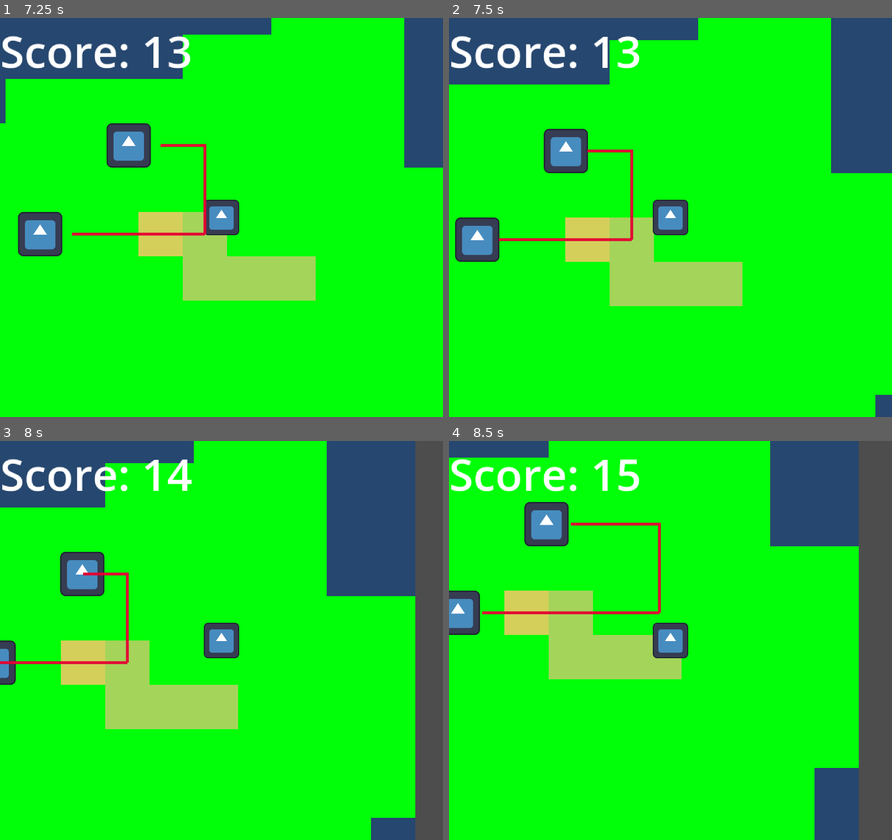
Above: before the commit, frames 1-4 (two rows, left to right).
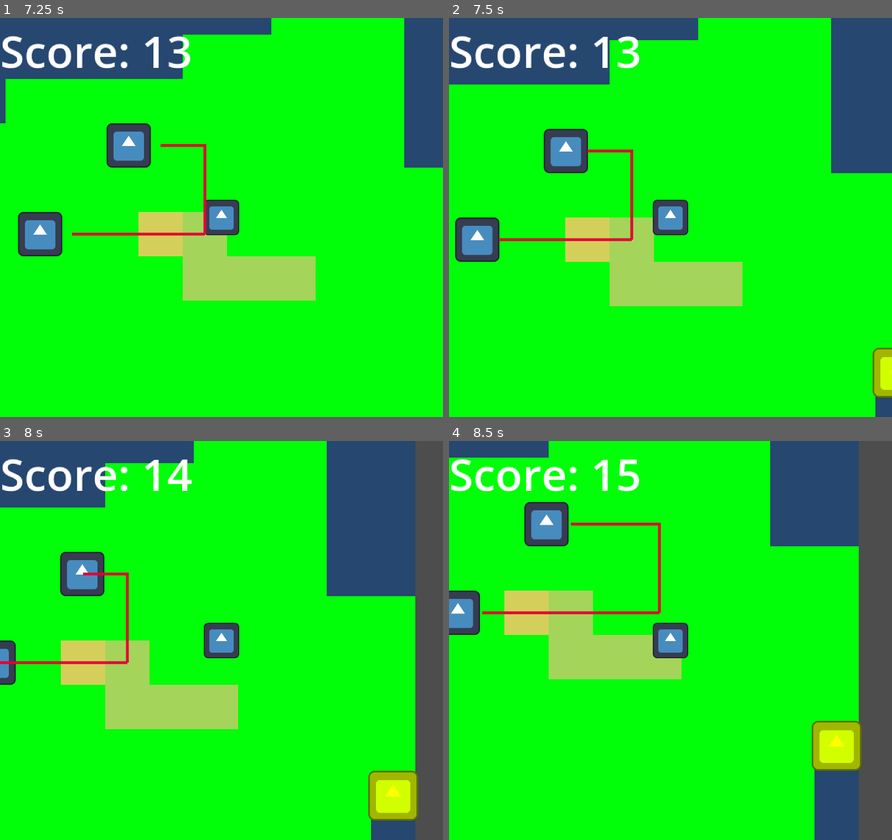
Above: after the commit, the same moments.

Repository: Mrz740/GBJAM2026
Game: Godot game, scene res://Scenes/startup_scene.tscn
The game is run twice, just before and just after one commit, with the same random seed, the same clock (stepped at 60 frames per second) and the same inputs. The engine's default icon, where the game draws it, is replaced by a stand-in: a white triangle on a blue panel in a dark square.
Inputs:
- Up to frame 1 (7.25 s): tap Enter (START) at 0.5, 1.55, 3.8, 4.35, 6.05 s; hold D (RIGHT) 0.53-1.28 s; hold J (A) 0.53-1.28 s; tap K (B) at 0.8, 1.35, 3.05 s; hold S (DOWN) 1.28-2.03 s; hold D (RIGHT) 2.03-2.78 s; hold Enter (START) 2.03-2.78 s; tap J (A) at 2.3, 2.85, 4.55 s; hold W (UP) 2.78-3.53 s; hold K (B) 3.53-4.28 s; hold A (LEFT) 3.53-5.03 s; hold S (DOWN) 5.03-5.78 s; hold K (B) 5.03-5.78 s; tap Z at 5.1 s; hold D (RIGHT) 5.78-6.53 s; tap X at 5.85 s; hold W (UP) from 6.53 s (still down); hold J (A) from 6.53 s (still down)
- Up to frame 2 (7.5 s): release W (UP) at 7.28 s; release J (A) at 7.28 s; hold D (RIGHT) from 7.28 s (still down); tap K (B) at 7.35 s
- Up to frame 3 (8 s): keep holding D (RIGHT)
- Up to frame 4 (8.5 s): release D (RIGHT) at 8.03 s; hold S (DOWN) from 8.03 s (still down); hold Enter (START) from 8.03 s (still down)

Frame 1 is identical in both runs. In frame 2, 0.5% of the frame differs, in the area x 95-100%, y 82-96%; in frame 3, 1.4%, in the area x 83-95%, y 82-96%; in frame 4, 1.4%.

Commit message:
add coin pickup mechanic

Diff:
--- a/Managers/Spawner_System/spawner_manager.gd
+++ b/Managers/Spawner_System/spawner_manager.gd
@@ -4,10 +4,10 @@
 const COIN_SCENE: PackedScene = preload("res://Pickups/coin.tscn")
 
 const TILE_TYPE_DATA_LAYER: String = "type"
-const BLOCKING_TILE_TYPES: Array[String] = ["placeholder1", "placeholder2"]
+const BLOCKING_TILE_TYPES: Array[String] = ["water"]
 const INVALID_TILE: Vector2i = Vector2i(-1, -1)
 
-var coin_value: int = 1
+var coin_value: int = 10
 var seconds_per_coin: float = 3.0
 
 var map: TileMapLayer = null
@@ -58,9 +58,10 @@
 
 
 func spawn_entity_at(entity: Node2D, tile: Vector2i) -> void:
-	entity.position = map.map_to_local(tile)
 	_get_spawn_parent().add_child(entity)
+	entity.global_position = map.to_global(map.map_to_local(tile))
 	_occupied_tiles[tile] = entity
+	entity.tree_exiting.connect(free_tile.bind(tile), CONNECT_ONE_SHOT)
 
 
 func spawn_coin_at(tile: Vector2i) -> void:
@@ -105,9 +106,13 @@
 	return tile_data.get_custom_data(TILE_TYPE_DATA_LAYER) not in BLOCKING_TILE_TYPES
 
 
-func free_tile_at(position: Vector2) -> void:
+func free_tile(tile: Vector2i) -> void:
+	_occupied_tiles.erase(tile)
+
+
+func free_tile_at(global_pos: Vector2) -> void:
 	if has_map():
-		_occupied_tiles.erase(map.local_to_map(position))
+		free_tile(map.local_to_map(map.to_local(global_pos)))
 
 
 func _get_spawn_parent() -> Node:
--- a/Pickups/coin.gd
+++ b/Pickups/coin.gd
@@ -1,4 +1,15 @@
 extends Node2D
 
 
-var value = 1
+@export var value: int = 1
+
+var _collected: bool = false
+
+func _on_pickup_area_body_entered(body: Node2D) -> void:
+	if _collected:
+		return
+	if body is Player:
+		_collected = true
+		ScoreManager.add_score(value, "coins")
+		# Play sound effect
+		queue_free()
--- a/Pickups/coin.tscn
+++ b/Pickups/coin.tscn
@@ -4,16 +4,21 @@
 [ext_resource type="Texture2D" uid="uid://b4ivu7y27bdkx" path="res://icon.svg" id="2_qgrjt"]
 
 [sub_resource type="RectangleShape2D" id="RectangleShape2D_g4v7s"]
+size = Vector2(12, 12)
 
 [node name="coin" type="Node2D" unique_id=1023716538]
 script = ExtResource("1_oayp1")
 
 [node name="PickupArea" type="Area2D" parent="." unique_id=1049086970]
+collision_layer = 8
 
 [node name="CollisionShape2D" type="CollisionShape2D" parent="PickupArea" unique_id=1905251832]
+top_level = true
 shape = SubResource("RectangleShape2D_g4v7s")
 
 [node name="Sprite2D" type="Sprite2D" parent="." unique_id=496001887]
 modulate = Color(2.95397, 3.0022678, 0, 1)
 scale = Vector2(0.14, 0.14)
 texture = ExtResource("2_qgrjt")
+
+[connection signal="body_entered" from="PickupArea" to="." method="_on_pickup_area_body_entered"]
--- a/Player/player.tscn
+++ b/Player/player.tscn
@@ -35,6 +35,7 @@
 
 [node name="CollisionArea" type="Area2D" parent="." unique_id=693450794]
 unique_name_in_owner = true
+collision_mask = 9
 
 [node name="CollisionShape2D" type="CollisionShape2D" parent="CollisionArea" unique_id=218511771]
 shape = SubResource("CircleShape2D_ufimc")
--- a/Scenes/game_scene.tscn
+++ b/Scenes/game_scene.tscn
@@ -24,8 +24,10 @@
 fill = 2
 fill_from = Vector2(0.5, 0.5)
 
-[node name="game_scene" unique_id=2008706374 instance=ExtResource("1_x87qo")]
+[node name="game_scene" unique_id=2008706374 node_paths=PackedStringArray("map", "spawn_parent") instance=ExtResource("1_x87qo")]
 script = ExtResource("4_gsc")
+map = NodePath("GameMap/DataLayer")
+spawn_parent = NodePath("Pickups")
 
 [node name="Background" parent="." index="0" unique_id=690367307]
 color = Color(0.21230483, 0.21230483, 0.21230483, 1)
@@ -105,3 +107,5 @@
 [node name="HUDLayer" type="CanvasLayer" parent="." index="6" unique_id=551856579]
 
 [node name="ScoreHUD" parent="HUDLayer" index="0" unique_id=717716672 instance=ExtResource("3_hud")]
+
+[node name="Pickups" type="Node2D" parent="." index="7" unique_id=1087534242]
--- a/project.godot
+++ b/project.godot
@@ -84,6 +84,13 @@
 ]
 }
 
+[layer_names]
+
+2d_physics/layer_1="world"
+2d_physics/layer_2="player"
+2d_physics/layer_3="enemy"
+2d_physics/layer_4="pickup"
+
 [rendering]
 
 textures/canvas_textures/default_texture_filter=0
